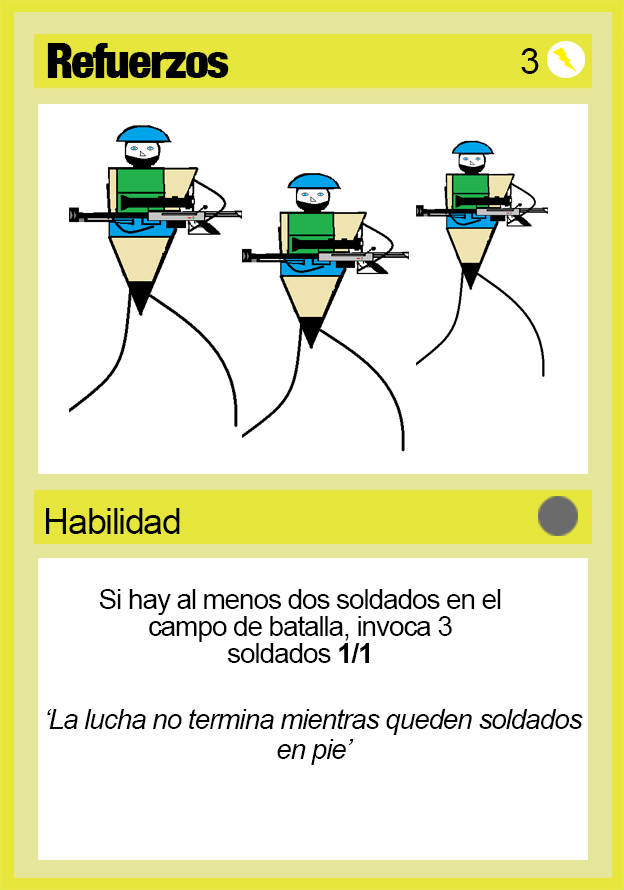
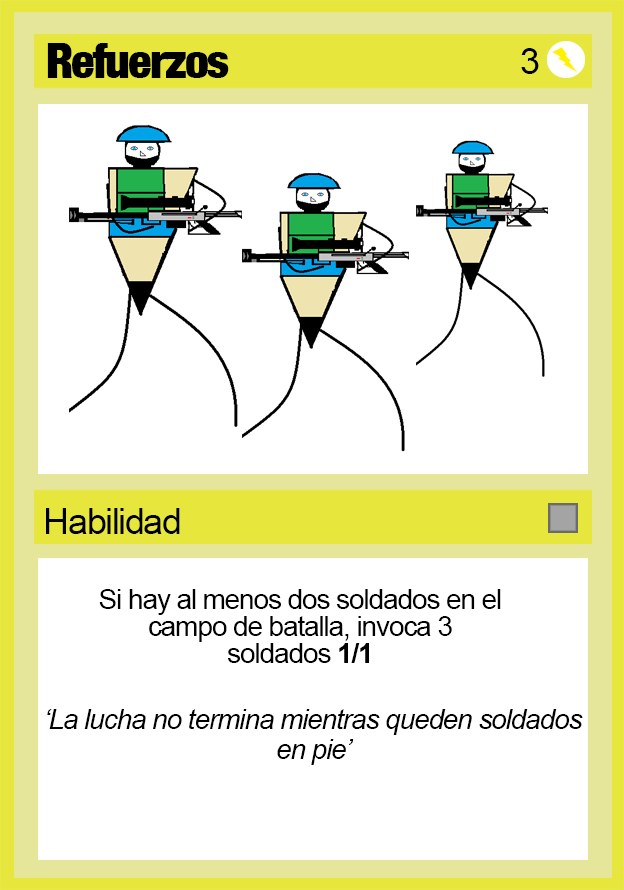
Layer changes from the first (624, 890) image to the second:
painted on "Rareza" over [538, 496, 578, 536]
